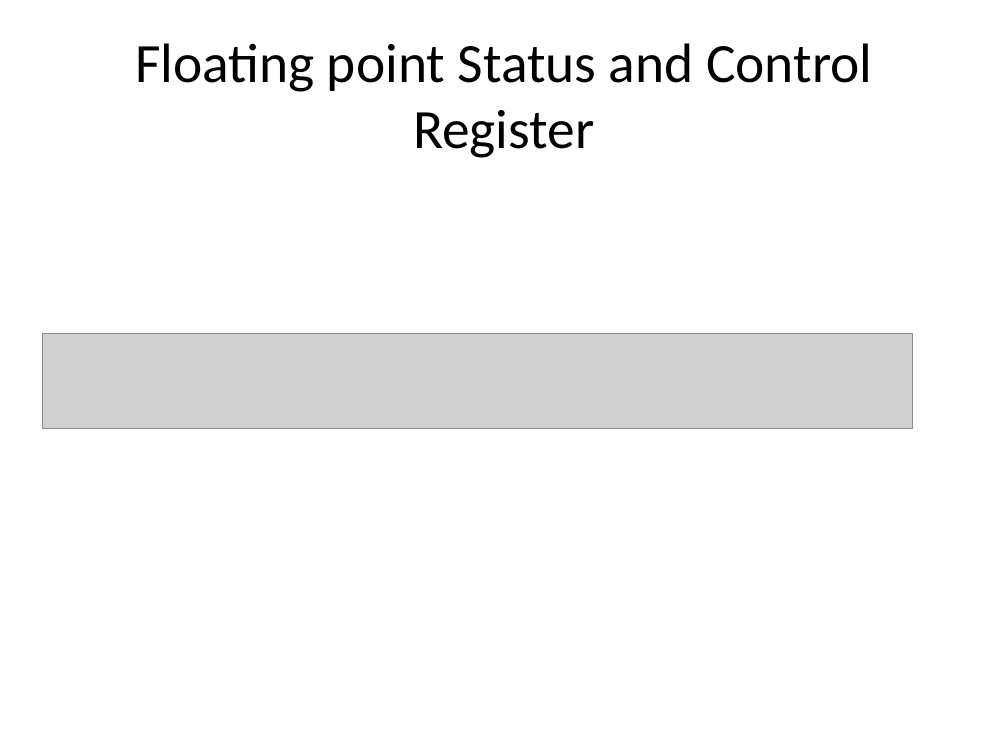
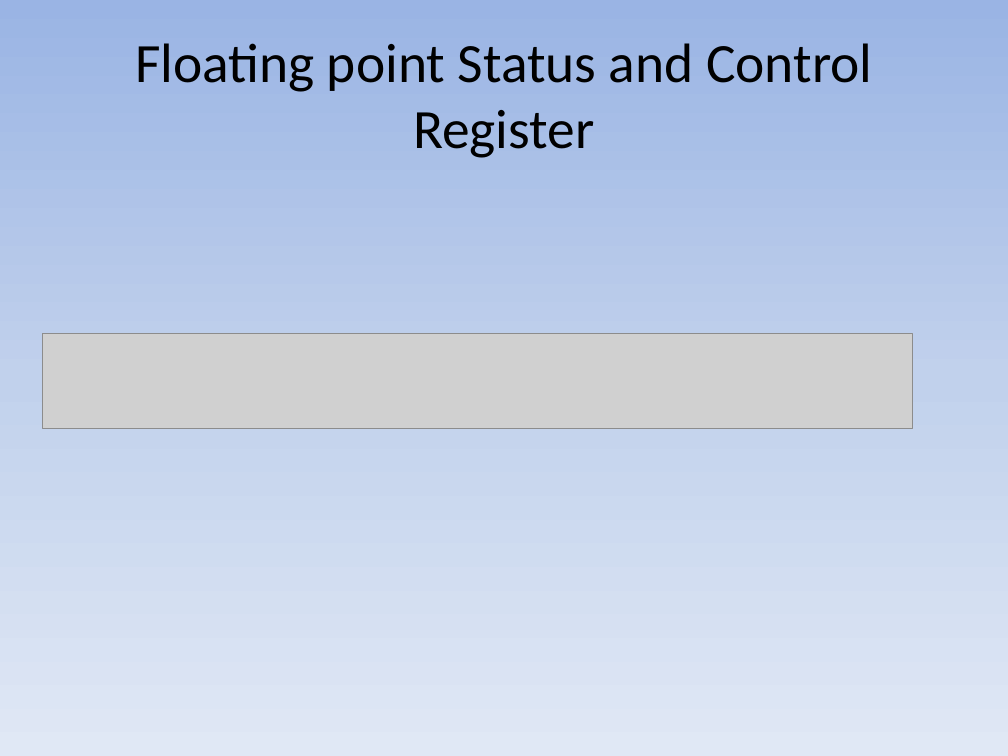
Before and after one commit to girishsukukumar/ARM-Architecture, a slide deck: slide 14 of Module-7.pptx (slide 13 before the commit). Drawn at 1008x756 pixels with LibreOffice and Linux fonts; fonts in the diff are those of the drawing; grey boxes stand for pictures. Boxes give left, top, right and bottom in pixels: in the first picture for what was removed or moved away, otherwise in the second. Text is boxed around its words. In the diff, an @@ line names an element or a change of style, - is before the commit and + after.

```diff
--- a/Module-7.pptx
+++ b/Module-7.pptx
@@ background #FFFFFF to gradient #9AB5E4 to #C2D1ED to #E1E8F5 @@
```
Also in this commit, not shown: 4 other slides changed, 10 slides added, 1 slide removed.
